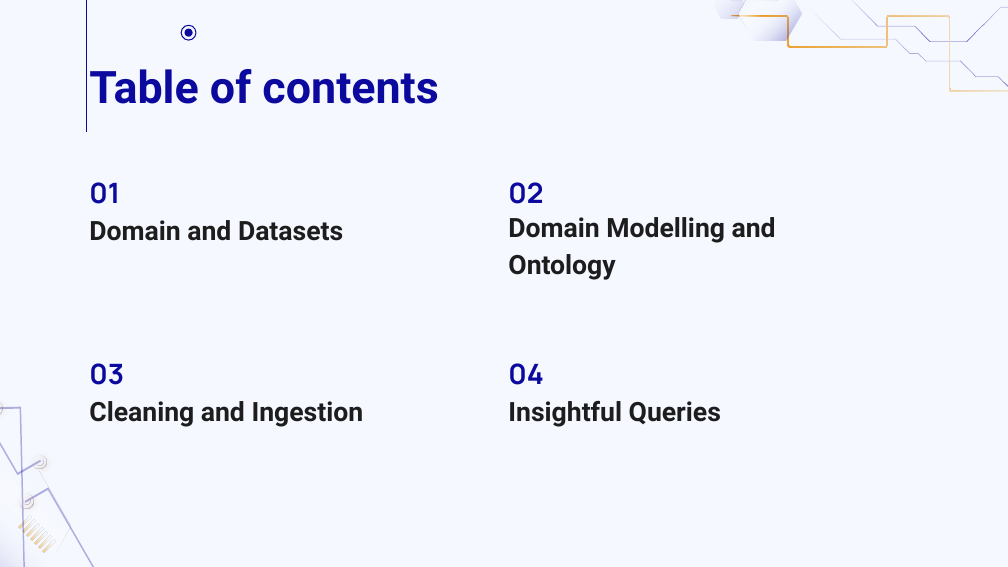
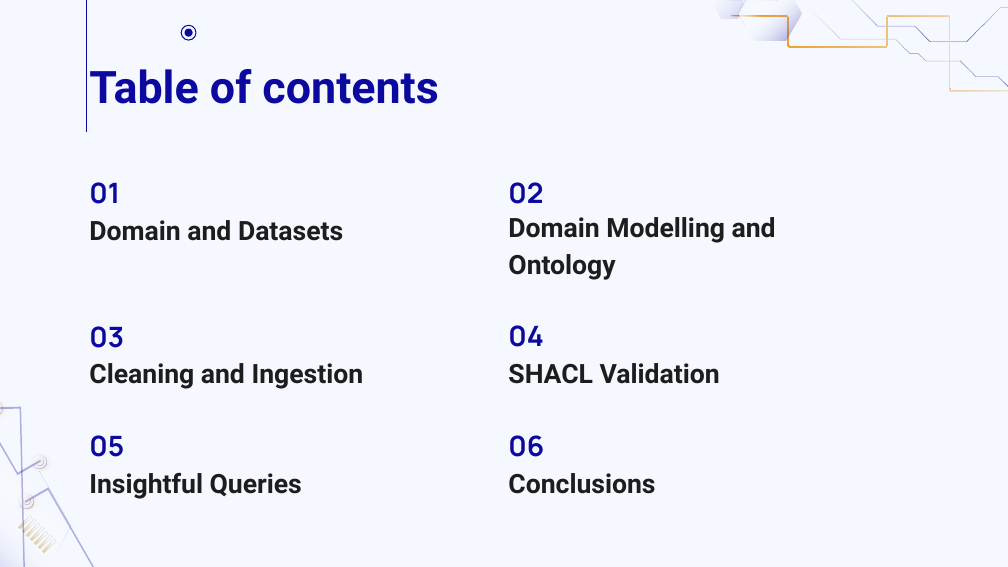
Before and after one commit to MarcoGasparini00/DataCrafters, a slide deck: slide 2 of presentation/DB2.pptx. Drawn at 1008x567 pixels with LibreOffice and Linux fonts; fonts in the diff are those of the drawing. Boxes give left, top, right and bottom in pixels: in the first picture for what was removed or moved away, otherwise in the second. Text is boxed around its words. In the diff, an @@ line names an element or a change of style, - is before the commit and + after.

Commit message:
MG update and fix

```diff
--- a/presentation/DB2.pptx
+++ b/presentation/DB2.pptx
@@ title "03": place and size @@
-title "03" at [89, 363, 124, 385]
+title "03" at [89, 326, 124, 348]
@@ text "04": place and size @@
-text "04" at [508, 363, 543, 385]
+text "04" at [508, 325, 543, 347]
@@ subtitle "Cleaning and Ingestion": place and size @@
-subtitle "Cleaning and Ingestion" at [89, 401, 364, 427]
+subtitle "Cleaning and Ingestion" at [89, 363, 364, 389]
@@ text added at [508, 363, 720, 384], 19 pt, text #1D1D1D, bold @@
+SHACL Validation
@@ text added at [89, 435, 124, 457], 20 pt, text #0C0A9E, bold @@
+05
@@ text added at [508, 435, 544, 457], 20 pt, text #0C0A9E, bold @@
+06
@@ text "Insightful Queries": place and size @@
-text "Insightful Queries" at [508, 400, 721, 427]
+text "Insightful Queries" at [89, 472, 302, 499]
@@ text added at [508, 473, 655, 494], 19 pt, text #1D1D1D, bold @@
+Conclusions
```
Also in this commit, not shown: 1 other slide changed, 4 slides added.
